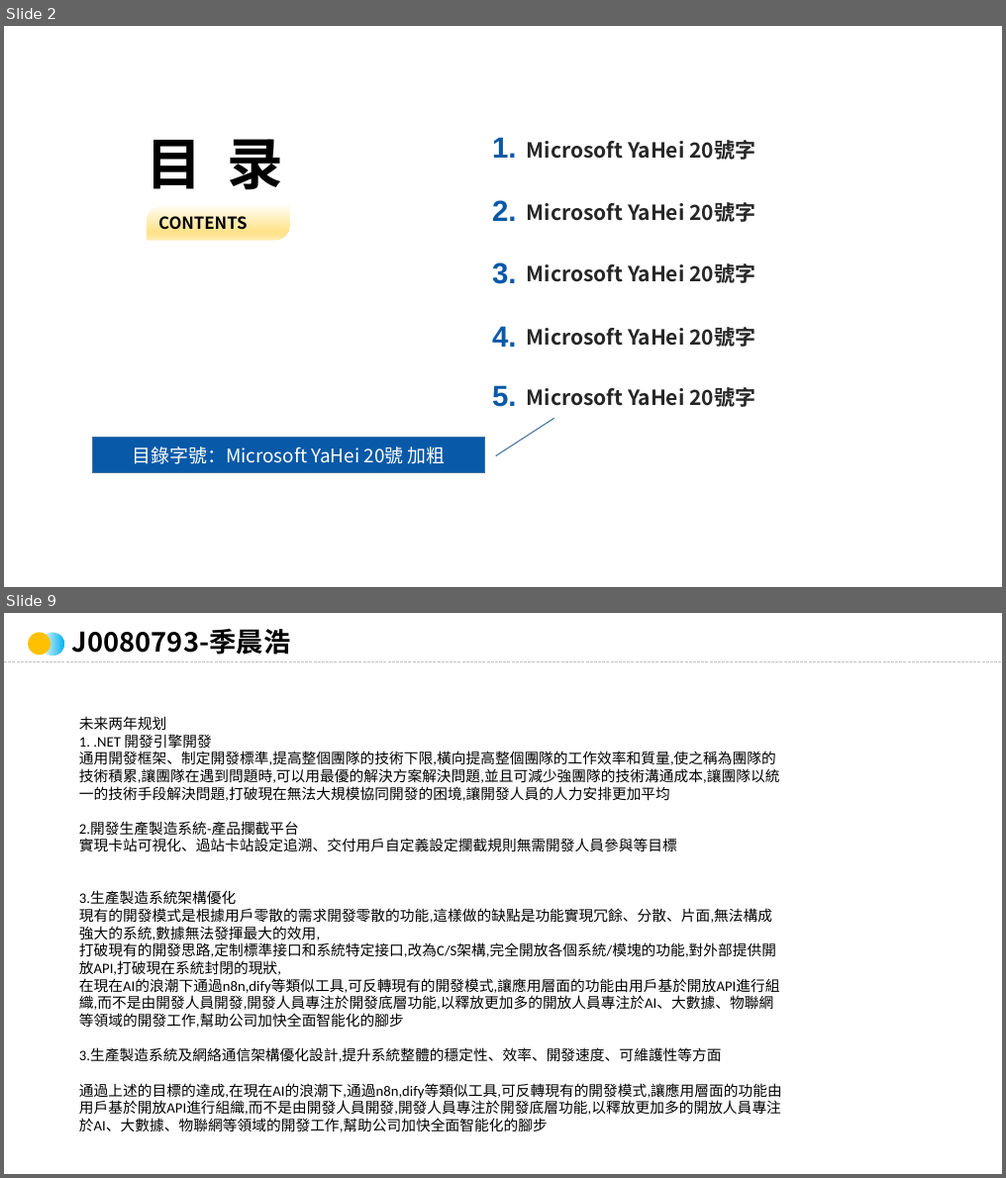
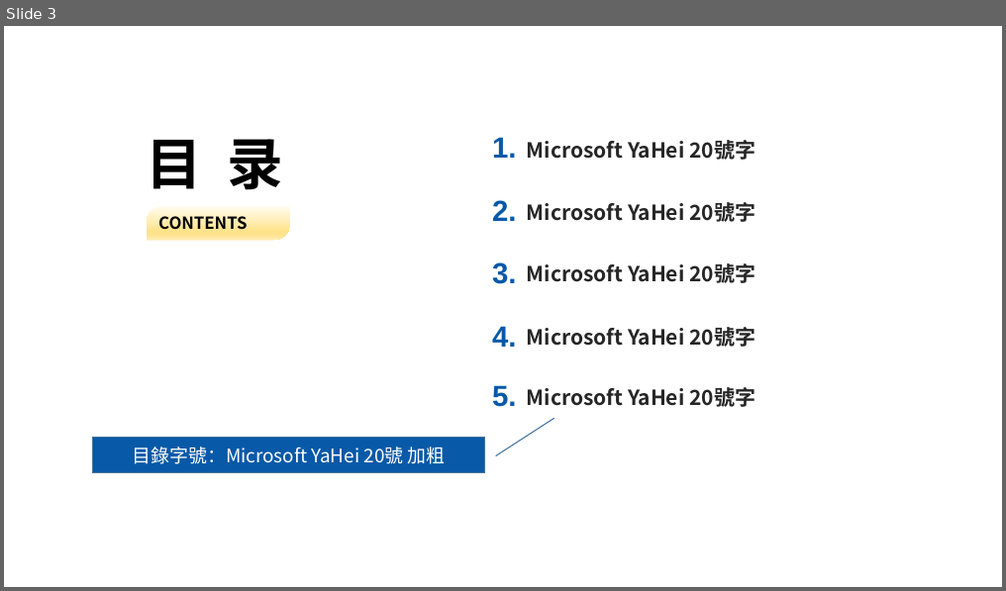
Before and after one commit to NoBug4Ever/work_files, a slide deck: J0080793.pptx. Shown one above the other, each under a label of ours: slides 2 and 9 before the commit, slide 3 after it; the slides between them are not shown. The pictures are 1006x1178 and 1006x591 pixels, drawn with LibreOffice and Linux fonts; fonts in the diff are those of the drawing; background and template pictures are left out. Boxes give left, top, right and bottom in pixels: in the first picture for what was removed or moved away, otherwise in the second. Text is boxed around its words. In the diff, an @@ line names an element or a change of style, - is before the commit and + after.

```diff
--- a/J0080793.pptx
+++ b/J0080793.pptx
@@ slide 9 removed at (4, 613, 1002, 1174), background #FFFFFF @@
@@ ellipse removed at (28, 633, 51, 655) @@
@@ ellipse removed at (41, 633, 63, 655) @@
@@ text removed at (72, 629, 290, 655) @@
-J0080793-季晨浩
@@ line removed from (4, 663) to (1002, 663) @@
@@ text removed at (79, 716, 782, 1133) @@
-未来两年规划
-1. .NET 開發引擎開發
-通用開發框架、制定開發標準,提高整個團隊的技術下限,橫向提高整個團隊的工作效率和質量,使之稱為團隊的技術積累,讓團隊在遇到問題時,可以用最優的解決方案解決問題,並且可減少強團隊的技術溝通成本,讓團隊以統一的技術手段解決問題,打破現在無法大規模協同開發的困境,讓開發人員的人力安排更加平均
-2.開發生產製造系統-產品攔截平台
-實現卡站可視化、過站卡站設定追溯、交付用戶自定義設定攔截規則無需開發人員參與等目標
-3.生產製造系統架構優化
-現有的開發模式是根據用戶零散的需求開發零散的功能,這樣做的缺點是功能實現冗餘、分散、片面,無法構成強大的系統,數據無法發揮最大的效用,
-打破現有的開發思路,定制標準接口和系統特定接口,改為C/S架構,完全開放各個系統/模塊的功能,對外部提供開放API,打破現在系統封閉的現狀,
-在現在AI的浪潮下通過n8n,dify等類似工具,可反轉現有的開發模式,讓應用層面的功能由用戶基於開放API進行組織,而不是由開發人員開發,開發人員專注於開發底層功能,以釋放更加多的開放人員專注於AI、大數據、物聯網等領域的開發工作,幫助公司加快全面智能化的腳步
-3.生產製造系統及網絡通信架構優化設計,提升系統整體的穩定性、效率、開發速度、可維護性等方面
-通過上述的目標的達成,在現在AI的浪潮下,通過n8n,dify等類似工具,可反轉現有的開發模式,讓應用層面的功能由用戶基於開放API進行組織,而不是由開發人員開發,開發人員專注於開發底層功能,以釋放更加多的開放人員專注於AI、大數據、物聯網等領域的開發工作,幫助公司加快全面智能化的腳步
@@ what was slide 2 is now slide 3 @@
```
Also in this commit, not shown: 2 slides added, 7 other slides removed, 2 other files.
